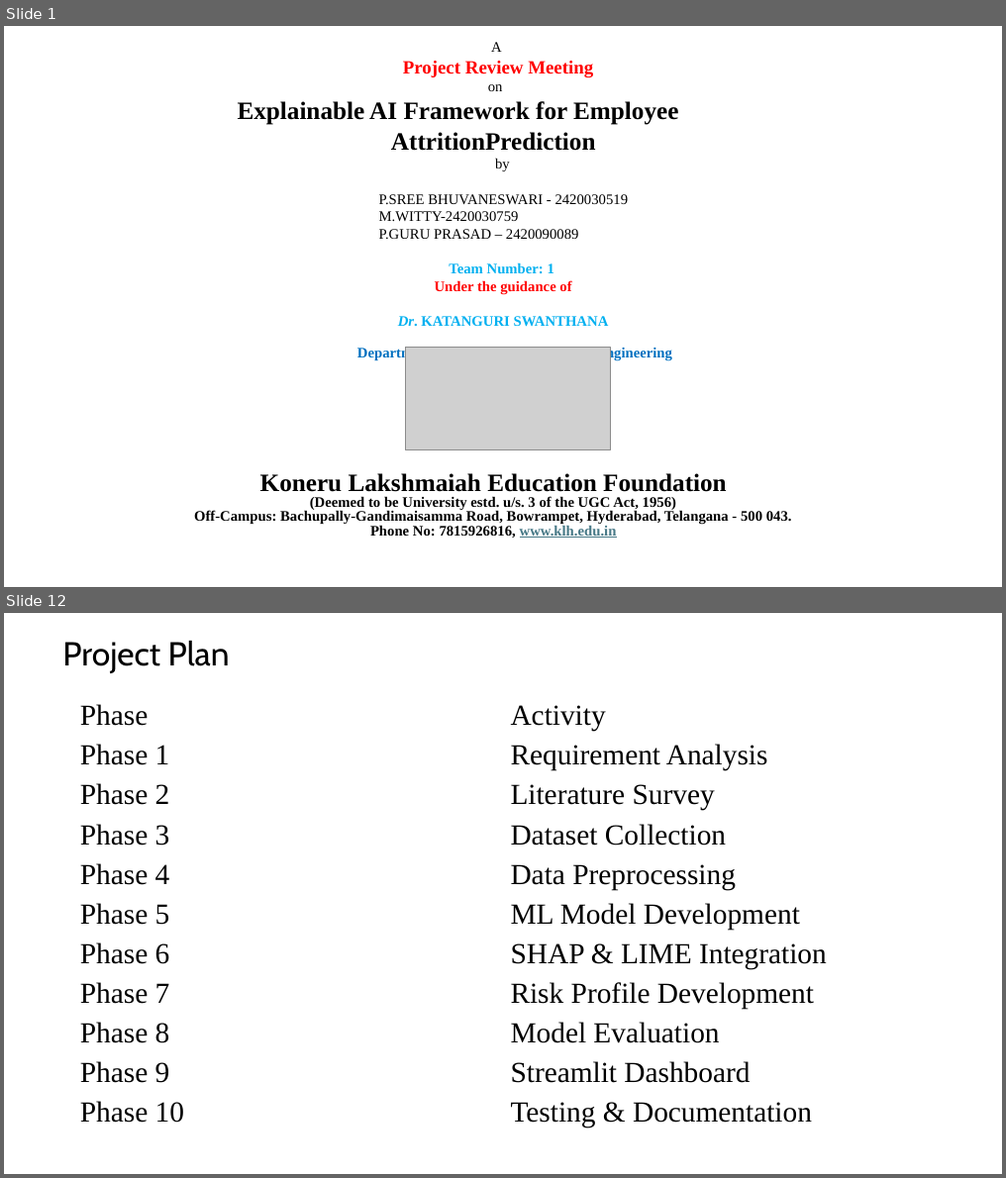
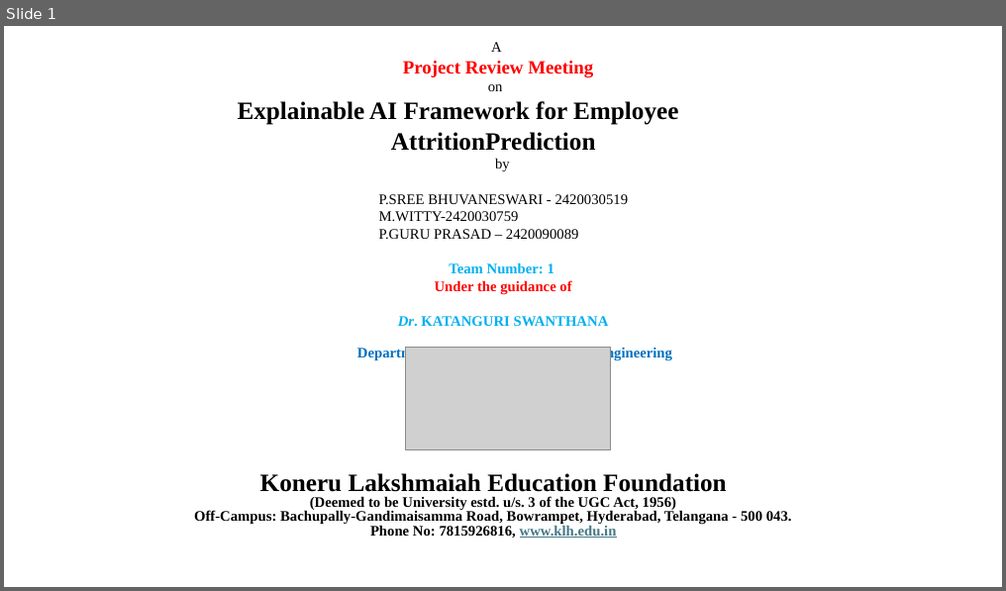
Before and after one commit to BHUVANA1007/KLH-CSE-2024-2420030519-Explainable-AI-Framework-for-Employee-Attrition-Prediction, a slide deck: docs/Presentation.pptx. Shown one above the other, each under a label of ours: slides 1 and 12 before the commit, slide 1 after it; the slides between them are not shown. The pictures are 1006x1178 and 1006x591 pixels, drawn with LibreOffice and Linux fonts; fonts in the diff are those of the drawing; grey boxes stand for pictures. Boxes give left, top, right and bottom in pixels: in the first picture for what was removed or moved away, otherwise in the second. Text is boxed around its words. In the diff, an @@ line names an element or a change of style, - is before the commit and + after.

```diff
--- a/docs/Presentation.pptx
+++ b/docs/Presentation.pptx
@@ slide 12 removed at (4, 613, 1002, 1174), background #FFFFFF @@
@@ title removed at (62, 640, 230, 673) @@
-Project Plan
@@ table removed at (73, 696, 934, 1162), 11 rows, 2 columns @@
-Phase | Activity
-Phase 1 | Requirement Analysis
-Phase 2 | Literature Survey
-Phase 3 | Dataset Collection
-Phase 4 | Data Preprocessing
-Phase 5 | ML Model Development
-Phase 6 | SHAP & LIME Integration
-Phase 7 | Risk Profile Development
-Phase 8 | Model Evaluation
-Phase 9 | Streamlit Dashboard
-Phase 10 | Testing & Documentation
```
Also in this commit, not shown: 5 slides changed, 10 slides added, 6 other slides removed, 35 other files.
